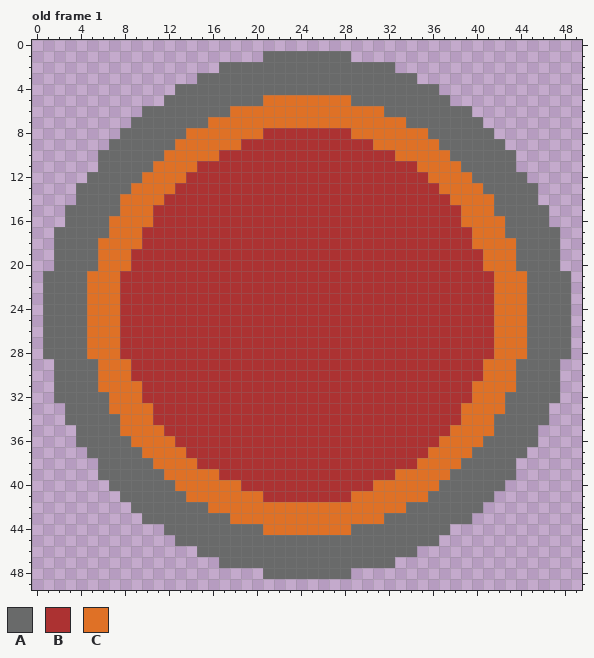
Edited in one commit: pixel-art file (art/explosion.aseprite). That is the earlier state.
50x50 pixels, 1 frame. Shown: old frame 1. The commit also changed other frames, which this record leaves out.
Palette (. is transparent): A #696a6a  B #ac3232  C #df7126
Pixels before, old frame 1 (only the part around the change), first column x 0:
 0 ..................................................
 1 .....................AAAAAAAA.....................
 2 .................AAAAAAAAAAAAAAAA.................
 3 ...............AAAAAAAAAAAAAAAAAAAA...............
 4 .............AAAAAAAAAAAAAAAAAAAAAAAA.............
 5 ............AAAAAAAAACCCCCCCCAAAAAAAAA............
 6 ..........AAAAAAAACCCCCCCCCCCCCCAAAAAAAA..........
 7 .........AAAAAAACCCCCCCCCCCCCCCCCCAAAAAAA.........
 8 ........AAAAAACCCCCCCBBBBBBBBCCCCCCCAAAAAA........
 9 .......AAAAAACCCCCCBBBBBBBBBBBBCCCCCCAAAAAA.......
10 ......AAAAAACCCCCBBBBBBBBBBBBBBBBCCCCCAAAAAA......
11 ......AAAAACCCCBBBBBBBBBBBBBBBBBBBBCCCCAAAAA......
12 .....AAAAACCCCBBBBBBBBBBBBBBBBBBBBBBCCCCAAAAA.....
13 ....AAAAACCCCBBBBBBBBBBBBBBBBBBBBBBBBCCCCAAAAA....
14 ....AAAACCCCBBBBBBBBBBBBBBBBBBBBBBBBBBCCCCAAAA....
15 ...AAAAACCCBBBBBBBBBBBBBBBBBBBBBBBBBBBBCCCAAAAA...
16 ...AAAACCCCBBBBBBBBBBBBBBBBBBBBBBBBBBBBCCCCAAAA...
17 ..AAAAACCCBBBBBBBBBBBBBBBBBBBBBBBBBBBBBBCCCAAAAA..
18 ..AAAACCCCBBBBBBBBBBBBBBBBBBBBBBBBBBBBBBCCCCAAAA..
19 ..AAAACCCBBBBBBBBBBBBBBBBBBBBBBBBBBBBBBBBCCCAAAA..
20 ..AAAACCCBBBBBBBBBBBBBBBBBBBBBBBBBBBBBBBBCCCAAAA..
21 .AAAACCCBBBBBBBBBBBBBBBBBBBBBBBBBBBBBBBBBBCCCAAAA.
22 .AAAACCCBBBBBBBBBBBBBBBBBBBBBBBBBBBBBBBBBBCCCAAAA.
23 .AAAACCCBBBBBBBBBBBBBBBBBBBBBBBBBBBBBBBBBBCCCAAAA.
24 .AAAACCCBBBBBBBBBBBBBBBBBBBBBBBBBBBBBBBBBBCCCAAAA.
25 .AAAACCCBBBBBBBBBBBBBBBBBBBBBBBBBBBBBBBBBBCCCAAAA.
26 .AAAACCCBBBBBBBBBBBBBBBBBBBBBBBBBBBBBBBBBBCCCAAAA.
27 .AAAACCCBBBBBBBBBBBBBBBBBBBBBBBBBBBBBBBBBBCCCAAAA.
28 .AAAACCCBBBBBBBBBBBBBBBBBBBBBBBBBBBBBBBBBBCCCAAAA.
29 ..AAAACCCBBBBBBBBBBBBBBBBBBBBBBBBBBBBBBBBCCCAAAA..
30 ..AAAACCCBBBBBBBBBBBBBBBBBBBBBBBBBBBBBBBBCCCAAAA..
31 ..AAAACCCCBBBBBBBBBBBBBBBBBBBBBBBBBBBBBBCCCCAAAA..
32 ..AAAAACCCBBBBBBBBBBBBBBBBBBBBBBBBBBBBBBCCCAAAAA..
33 ...AAAACCCCBBBBBBBBBBBBBBBBBBBBBBBBBBBBCCCCAAAA...
34 ...AAAAACCCBBBBBBBBBBBBBBBBBBBBBBBBBBBBCCCAAAAA...
35 ....AAAACCCCBBBBBBBBBBBBBBBBBBBBBBBBBBCCCCAAAA....
36 ....AAAAACCCCBBBBBBBBBBBBBBBBBBBBBBBBCCCCAAAAA....
37 .....AAAAACCCCBBBBBBBBBBBBBBBBBBBBBBCCCCAAAAA.....
38 ......AAAAACCCCBBBBBBBBBBBBBBBBBBBBCCCCAAAAA......
39 ......AAAAAACCCCCBBBBBBBBBBBBBBBBCCCCCAAAAAA......
40 .......AAAAAACCCCCCBBBBBBBBBBBBCCCCCCAAAAAA.......
41 ........AAAAAACCCCCCCBBBBBBBBCCCCCCCAAAAAA........
42 .........AAAAAAACCCCCCCCCCCCCCCCCCAAAAAAA.........
43 ..........AAAAAAAACCCCCCCCCCCCCCAAAAAAAA..........
44 ............AAAAAAAAACCCCCCCCAAAAAAAAA............
45 .............AAAAAAAAAAAAAAAAAAAAAAAA.............
46 ...............AAAAAAAAAAAAAAAAAAAA...............
47 .................AAAAAAAAAAAAAAAA.................
48 .....................AAAAAAAA.....................
49 ..................................................
New version:
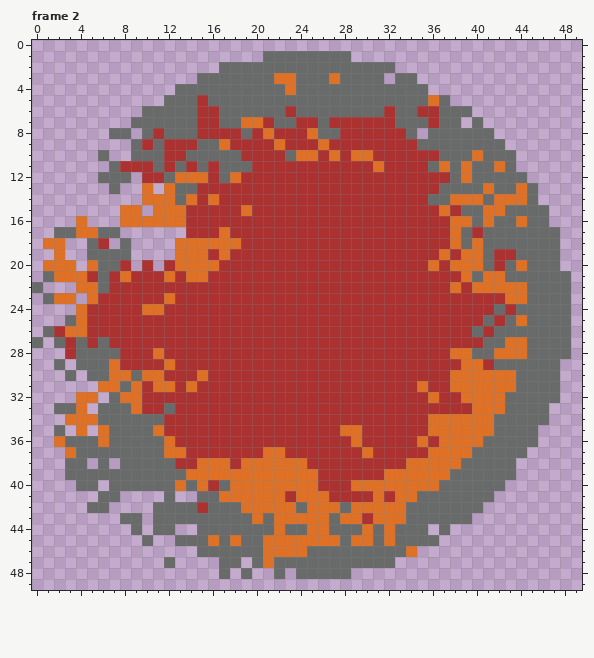
A new or re-ordered frame is compared with the old frame closest to it.
Edits made:
frames 1 -> 13
Changed rows in their new state; - is an unchanged pixel.
Frame 2 is new; against old frame 1:
first column x 0:
 3 ----------------------CC---C----.------------
 4 -----------------------C------------.--------
 5 ---------------B-----AAAAAAAA-------C--------
 6 ---------------BB-AAAAABAAAAAAAAB--BB--------
 7 ---------------BBAA--BAABBABBBBBBA--B--.-----
 8 -------A-.-B--ABBBBABC---CAA-BBBBBA.---------
 9 -------..-B-BBBAA-B---C---C----BBBBAA--------
10 -------..---BBAAAAA----ACC-C-CC--BBBBA--C----
11 ------.-BBBABABA-AAA-----------C---BA-AC--C--
12 -----.---.BBA-CC-AC-----------------BBA------
13 ----...-..-.-AA----------------------AAAAC--C
14 ----......--CAC-C-------------------AA---ACCC
15 ---.....--.CCC-----C-----------------C-AA-C--
16 ---.C...---CCC------------------------C-A-A-C
17 ----CC-A......---C--------------------CABAA--
18 -CC..-B.A....CCCCCC-------------------CA-AAA-
19 --C..-AAA....CCC-C-------------------C-CCABB-
20 -CCC.CAAB.-.-CCCC-------------------C-CCCABAC
21 --CCCBABC---C-CC-----------------------CAC-AA
22 A...C-AB------------------------------C-CC---
23 --CC.-BB----C-----------------------------B--
24 -...CBBB--CC------------------------------ABA
25 -..-CBBB---------------------------------ABA-
26 --BCCBBB--------------------------------A-AAA
27 A.-B-BAB---------------------------------AA--
28 -..B-AAA---C--------------------------CCAA---
29 ---.--A-B---C--------------------------CCBAA-
30 --.-.-A--ACC---C----------------------CCC----
31 --....--A--CC-C--------------------C--CC-----
32 --..CC.A----------------------------C--C-----
33 --A-C.-AA-B-A--------------------------B-----
34 ---CCC--AAAA------------------------CCC------
35 --A-C.C-AAA-----------------CC------CC-------
36 --CA--C--AAA-----------------C-----C---------
37 ---CA-----AA---------CC-------C--------------
38 ---AA--.---AABBCCC-CCCCCC---------C----------
39 ---AAA------AA---CCCCCCCCC------C------------
40 ----AA--------A-BA-CCCCCCC---CC--------------
41 ------AA....-..AA----CC-CCC--BB-B--A---------
42 -----AA--..----BAAA-----A---A----------------
43 --------AA.-------AA-A-----A--B-CC-----------
44 ---------A-A-..------A-AA--AA-C-C---.--------
45 ----------A-----C-C--CCCCCCC-CC-C------------
46 ---------------------CCCC---------C----------
47 ------------A------.-C-----------------------
48 -----------------A-A-.-.---------------------
Where, in picture pixels (left, top, right, bottom), the same in both pictures:
changed: (32, 73, 527, 579)
